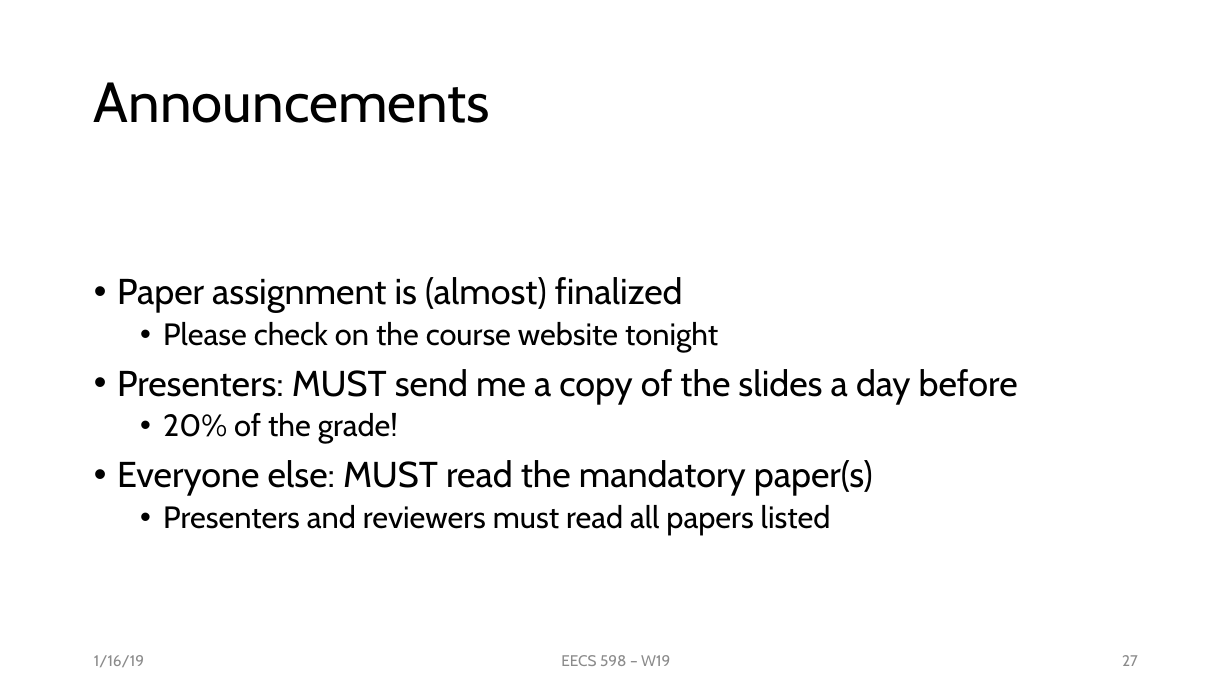
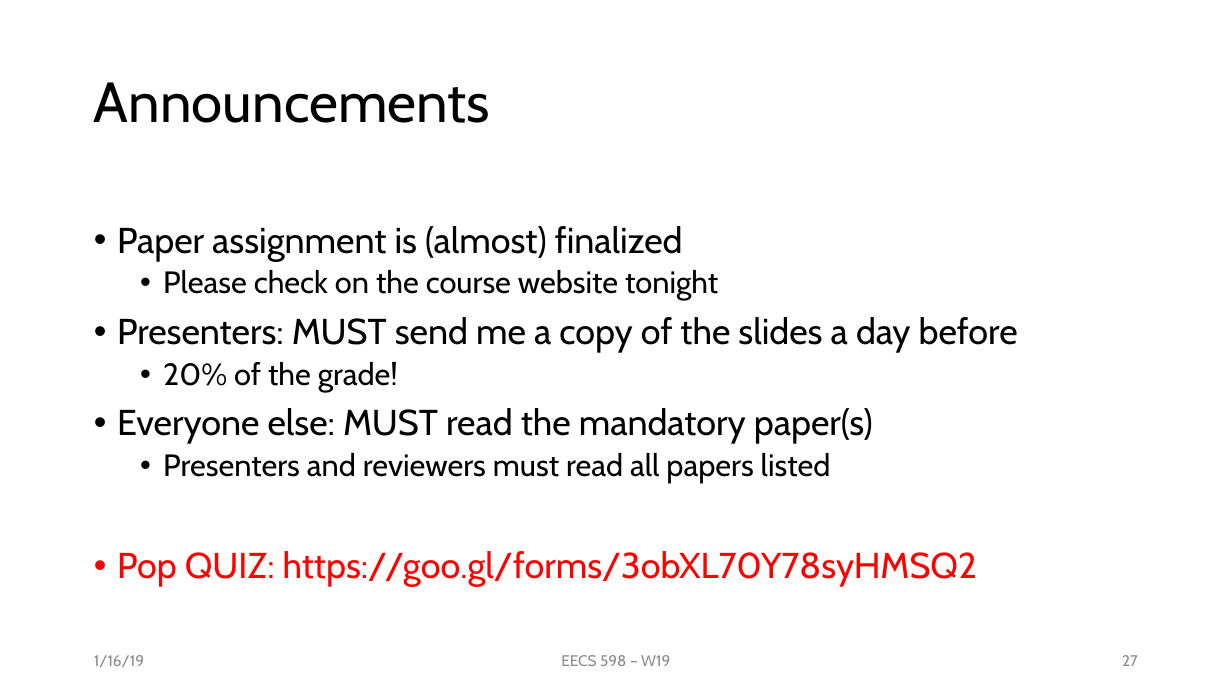
Before and after one commit to mosharaf/eecs598, a slide deck: slide 27 of Slides/011619-MC-GFS-MapReduce.pptx. Drawn at 1232x693 pixels with LibreOffice and Linux fonts; fonts in the diff are those of the drawing. Boxes give left, top, right and bottom in pixels: in the first picture for what was removed or moved away, otherwise in the second. Text is boxed around its words. In the diff, an @@ line names an element or a change of style, - is before the commit and + after.

Commit message:
Updates to Jan 16 slides.

```diff
--- a/Slides/011619-MC-GFS-MapReduce.pptx
+++ b/Slides/011619-MC-GFS-MapReduce.pptx
@@ text at bbox=[117, 551, 977, 587]: paragraph added @@
+• Pop QUIZ: https://goo.gl/forms/3obXL70Y78syHMSQ2
```
